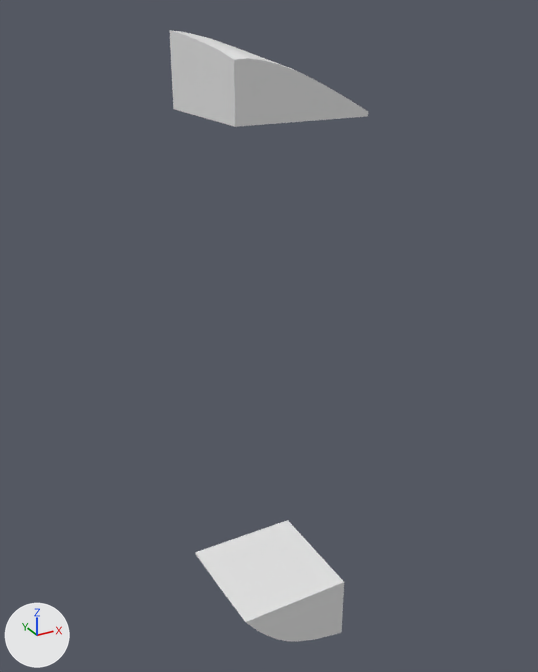
What one commit did to the glTF model assets/terrain/surface_pieces/surf_2_21.glb.
The view is the same before and after, from a camera (50 mm lens) standing at (-110.47, -21.19, -26.68) and looking at (-97.16, 3.01, -38.77). The axes (+X, +Y, +Z) are drawn at lower left. The lights are the same throughout. The first picture is the older version. Where no turn or scale is listed for an object, it has been applied to the vertices.

In view in the first picture: 'layer_0', 'layer_5'.
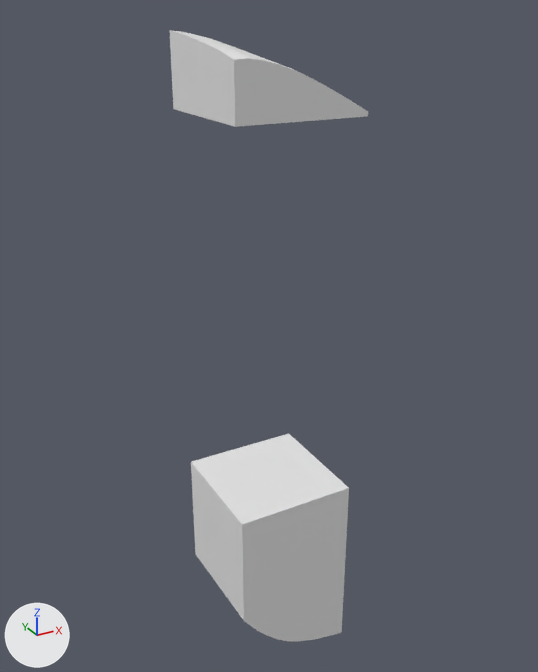
The change in detail:
Mesh me_layer_4 is new.
It has 22 vertices, 37 faces and spans x -100.0..-95.0, y 0.0..5.0, z -50.0..-45.0.
Object 'layer_4' (ob_layer_4) is new; it shows me_layer_4.
Its location is (0.0, 0.0, 0.0).

Where the change shows, as pixel boxes (x1, y1, x2, y2) in the pictures (538 x 672 px):
'layer_4', added: after (191, 433, 349, 622)
'layer_5', unchanged, covered by the edit: before (195, 520, 344, 641); after (195, 553, 344, 641)
